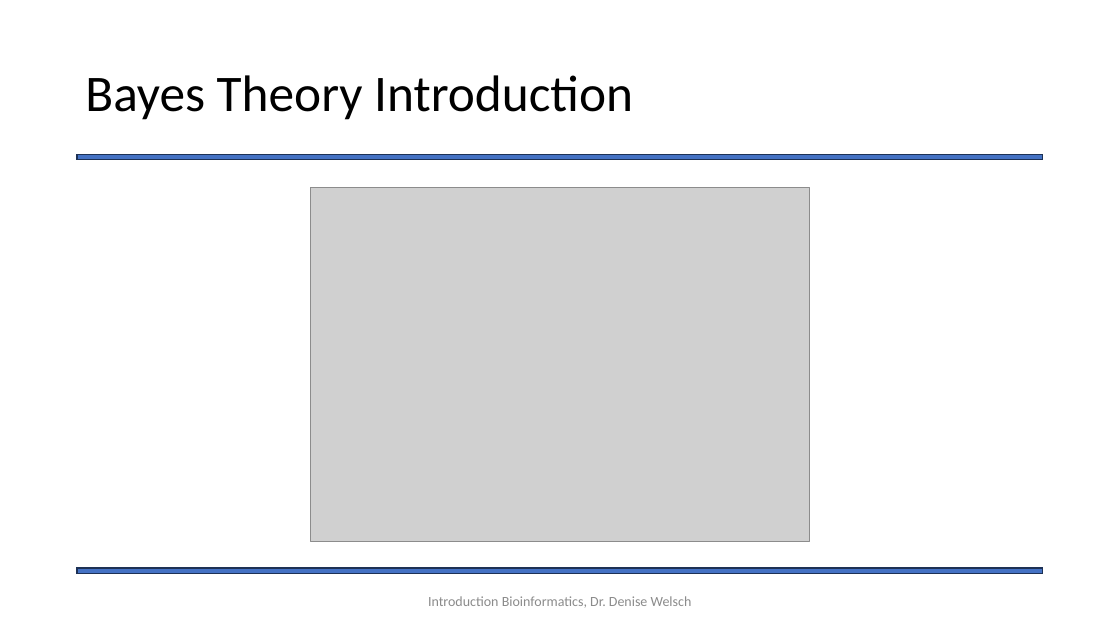
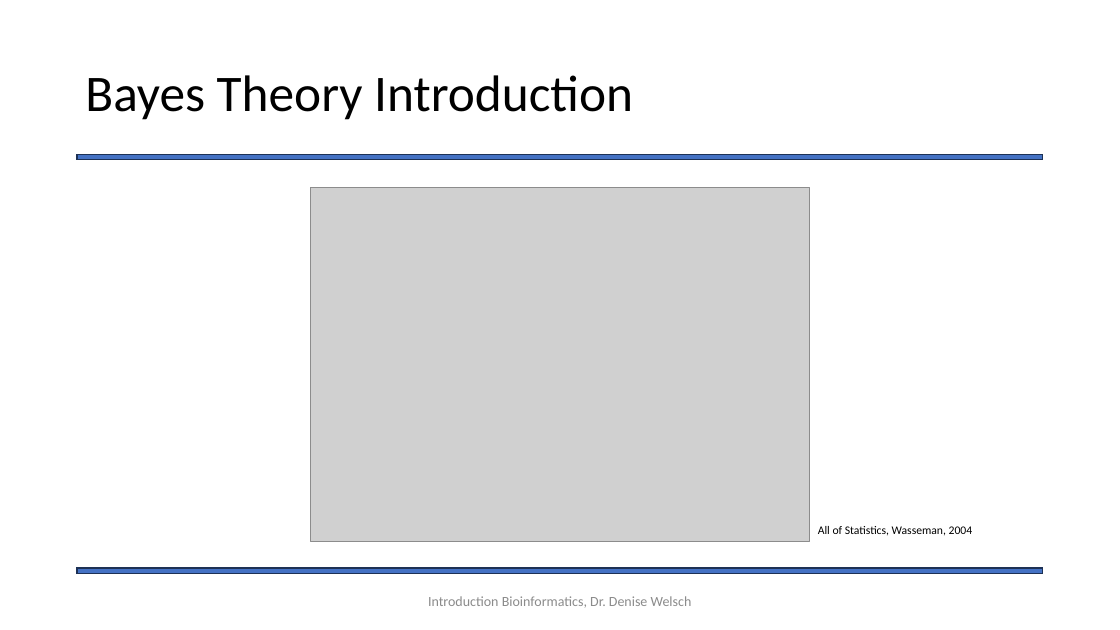
Before and after one commit to Statsomat/BayesTwoProp, a slide deck: slide 6 of documents/Introduction.pptx. Drawn at 1120x630 pixels with LibreOffice and Linux fonts; fonts in the diff are those of the drawing; grey boxes stand for pictures. Boxes give left, top, right and bottom in pixels: in the first picture for what was removed or moved away, otherwise in the second. Text is boxed around its words. In the diff, an @@ line names an element or a change of style, - is before the commit and + after.

```diff
--- a/documents/Introduction.pptx
+++ b/documents/Introduction.pptx
@@ text added at (818, 526, 973, 536), 10 pt, text #000000 @@
+All of Statistics, Wasseman, 2004
```
Also in this commit, not shown: 11 other slides changed, 1 other file.
